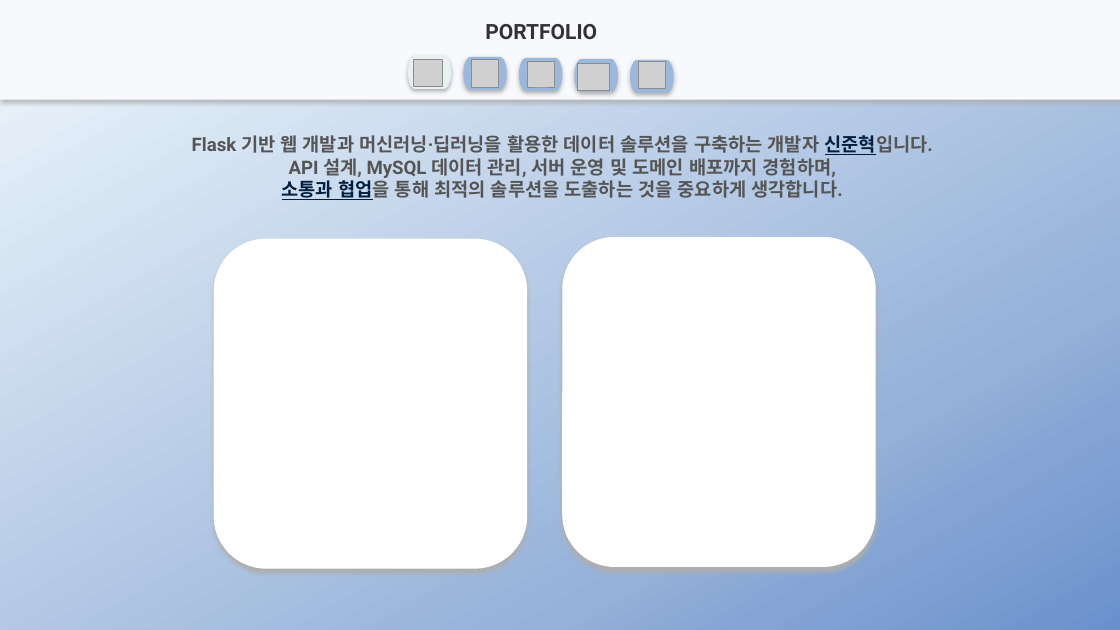
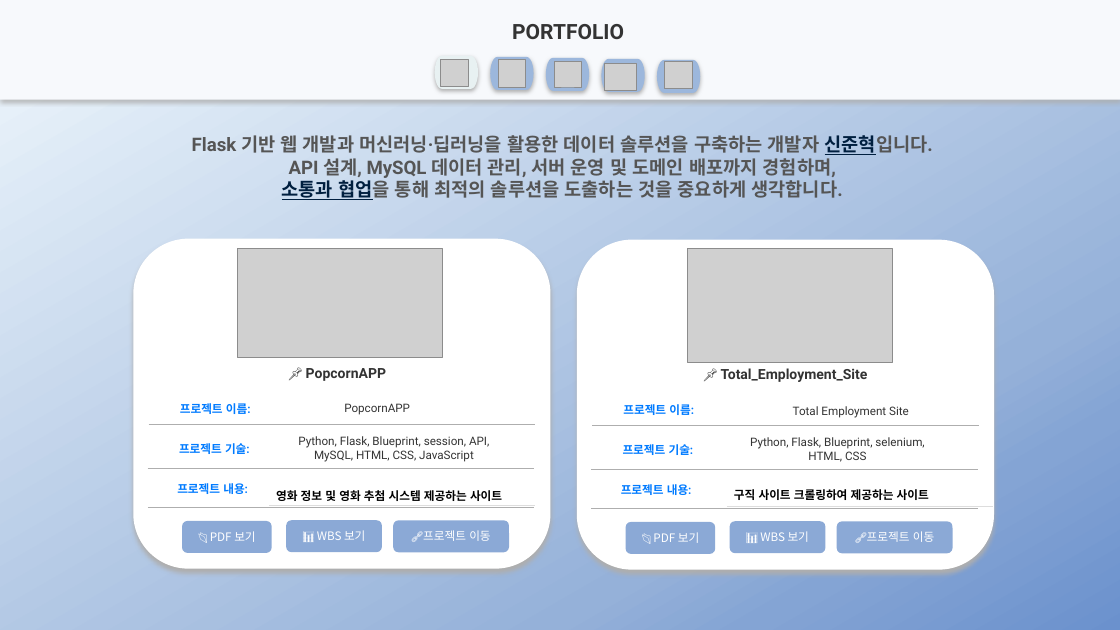
Before and after one commit to junhyuk000/portfolio, a slide deck: slide 2 of portfolio_신준혁.pptx. Drawn at 1120x630 pixels with LibreOffice and Linux fonts; fonts in the diff are those of the drawing; grey boxes stand for pictures. Boxes give left, top, right and bottom in pixels: in the first picture for what was removed or moved away, otherwise in the second. Text is boxed around its words. In the diff, an @@ line names an element or a change of style, - is before the commit and + after.

```diff
--- a/portfolio_신준혁.pptx
+++ b/portfolio_신준혁.pptx
@@ 5 pictures, 5 pill shapes, 1 text: place and size @@
-5 pictures, 5 pill shapes, 1 text at box(408, 24, 674, 92)
+5 pictures, 5 pill shapes, 1 text at box(435, 24, 701, 92)
@@ rounded rectangle: place and size @@
-rounded rectangle at box(213, 239, 527, 569)
+rounded rectangle at box(134, 239, 551, 569)
@@ rounded rectangle: place and size @@
-rounded rectangle at box(562, 237, 875, 567)
+rounded rectangle at box(577, 239, 995, 570)
@@ picture added at box(238, 249, 442, 358) @@
@@ picture added at box(688, 249, 892, 363) @@
@@ text added at box(306, 368, 386, 381), 12 pt, text #333333, bold @@
+📌 PopcornAPP
@@ text added at box(721, 368, 868, 382), 12 pt, text #333333, bold @@
+📌 Total_Employment_Site
@@ text added at box(180, 403, 251, 414), 10 pt, text #007BFF, bold @@
+프로젝트 이름:
@@ text added at box(344, 403, 410, 415), 10 pt, text #333333 @@
+PopcornAPP
@@ text added at box(623, 404, 694, 415), 10 pt, text #007BFF, bold @@
+프로젝트 이름:
@@ text added at box(793, 406, 909, 418), 10 pt, text #333333 @@
+Total Employment Site
@@ line added from (149, 424) to (535, 424), #AEAEAE 1 pt @@
@@ text added at box(179, 443, 250, 454), 10 pt, text #007BFF, bold @@
+프로젝트 기술:
@@ text added at box(298, 436, 489, 462), 10 pt, text #333333 @@
+Python, Flask, Blueprint, session, API, MySQL, HTML, CSS, JavaScript
@@ line added from (592, 426) to (979, 426), #AEAEAE 1 pt @@
@@ text added at box(623, 444, 694, 455), 10 pt, text #007BFF, bold @@
+프로젝트 기술:
@@ text added at box(750, 437, 924, 462), 10 pt, text #333333 @@
+Python, Flask, Blueprint, selenium, HTML, CSS
@@ line added from (148, 469) to (534, 469), #AEAEAE 1 pt @@
@@ table added at box(269, 463, 535, 505), 1 rows, 1 columns @@
+영화 정보 및 영화 추첨 시스템 제공하는 사이트
@@ line added from (592, 470) to (978, 470), #AEAEAE 1 pt @@
@@ table added at box(727, 479, 993, 507), 1 rows, 1 columns @@
+구직 사이트 크롤링하여 제공하는 사이트
@@ line added from (148, 507) to (534, 507), #AEAEAE 1 pt @@
@@ text added at box(177, 483, 248, 494), 10 pt, text #007BFF, bold @@
+프로젝트 내용:
@@ line added from (592, 508) to (978, 508), #AEAEAE 1 pt @@
@@ text added at box(621, 484, 692, 495), 10 pt, text #007BFF, bold @@
+프로젝트 내용:
@@ rounded rectangle added at box(182, 521, 272, 553), fill #8BA9D6, 10 pt, text #FFFFFF @@
+📂 PDF 보기
@@ rounded rectangle added at box(287, 520, 382, 552), fill #8BA9D6, 10 pt, text #FFFFFF @@
+📊 WBS 보기
@@ rounded rectangle added at box(393, 520, 509, 552), fill #8BA9D6, 10 pt, text #FFFFFF @@
+🔗프로젝트 이동
@@ rounded rectangle added at box(626, 522, 716, 554), fill #8BA9D6, 10 pt, text #FFFFFF @@
+📂 PDF 보기
@@ rounded rectangle added at box(730, 521, 826, 553), fill #8BA9D6, 10 pt, text #FFFFFF @@
+📊 WBS 보기
@@ rounded rectangle added at box(837, 522, 953, 554), fill #8BA9D6, 10 pt, text #FFFFFF @@
+🔗프로젝트 이동
```
Also in this commit, not shown: 4 other slides changed, 3 slides added.
